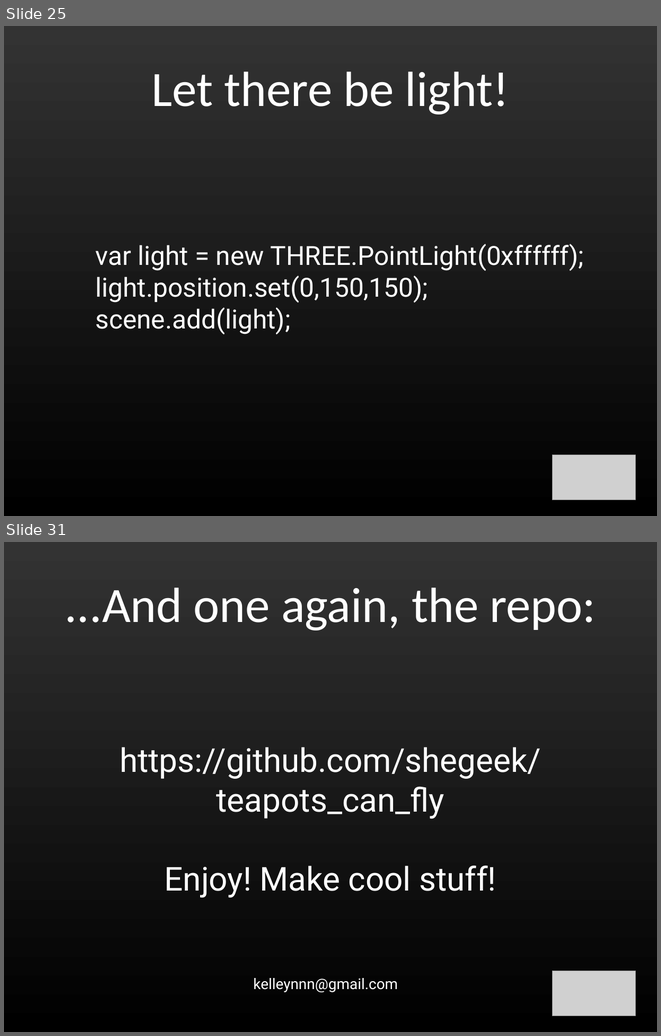
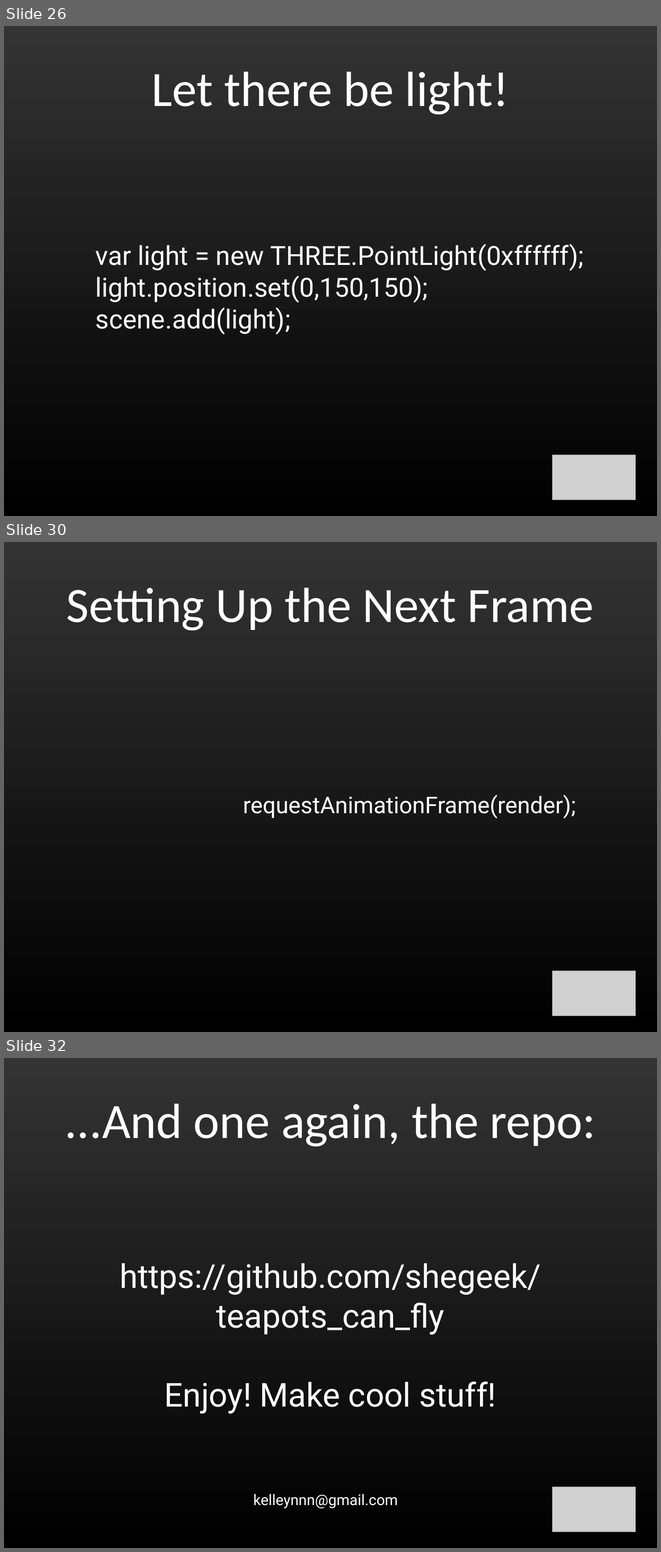
Before and after one commit to shegeek/teapots_can_fly, a slide deck: slides/teapots_can_fly-slides.odp. Shown one above the other, each under a label of ours: slides 25 and 31 before the commit, slides 26, 30 and 32 after it; the slides between them are not shown. The pictures are 661x1036 and 661x1552 pixels, drawn with LibreOffice and Linux fonts; fonts in the diff are those of the drawing; grey boxes stand for pictures. Boxes give left, top, right and bottom in pixels: in the first picture for what was removed or moved away, otherwise in the second. Text is boxed around its words. In the diff, an @@ line names an element or a change of style, - is before the commit and + after.

```diff
--- a/slides/teapots_can_fly-slides.odp
+++ b/slides/teapots_can_fly-slides.odp
@@ slide 30 added at (4,542,657,1032), background gradient #333333 to #000000 @@
@@ title added at (67,588,594,631), 60 pt, text #FFFFFF @@
+Setting Up the Next Frame
@@ subtitle added at (243,795,576,819), 28 pt, text #FFFFFF @@
+requestAnimationFrame(render);
@@ picture added at (552,971,636,1016) @@
@@ what was slide 25 is now slide 26 @@
@@ what was slide 31 is now slide 32 @@
```
Also in this commit, not shown: 6 slides changed, 3 other slides added, 2 other files.
